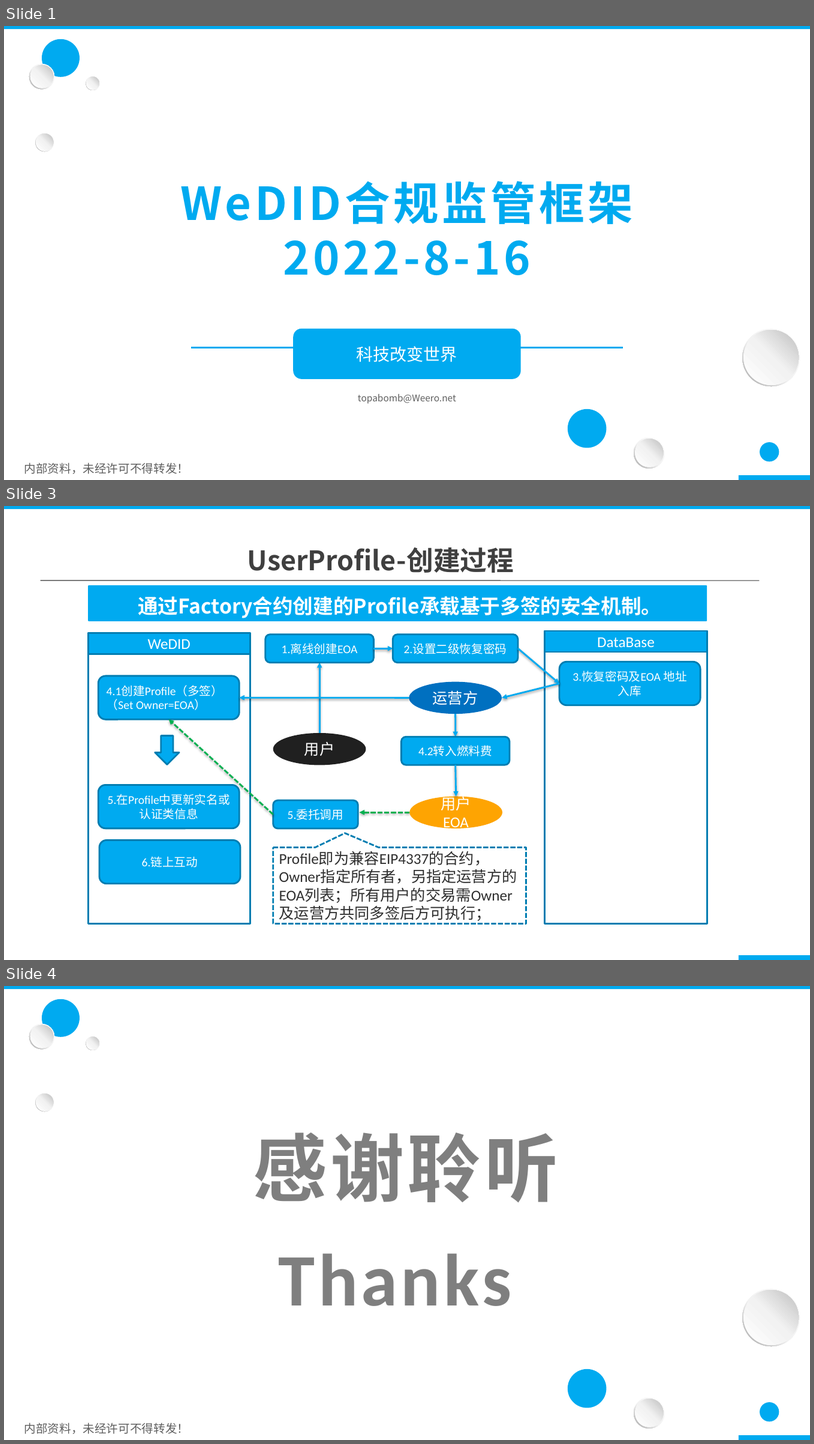
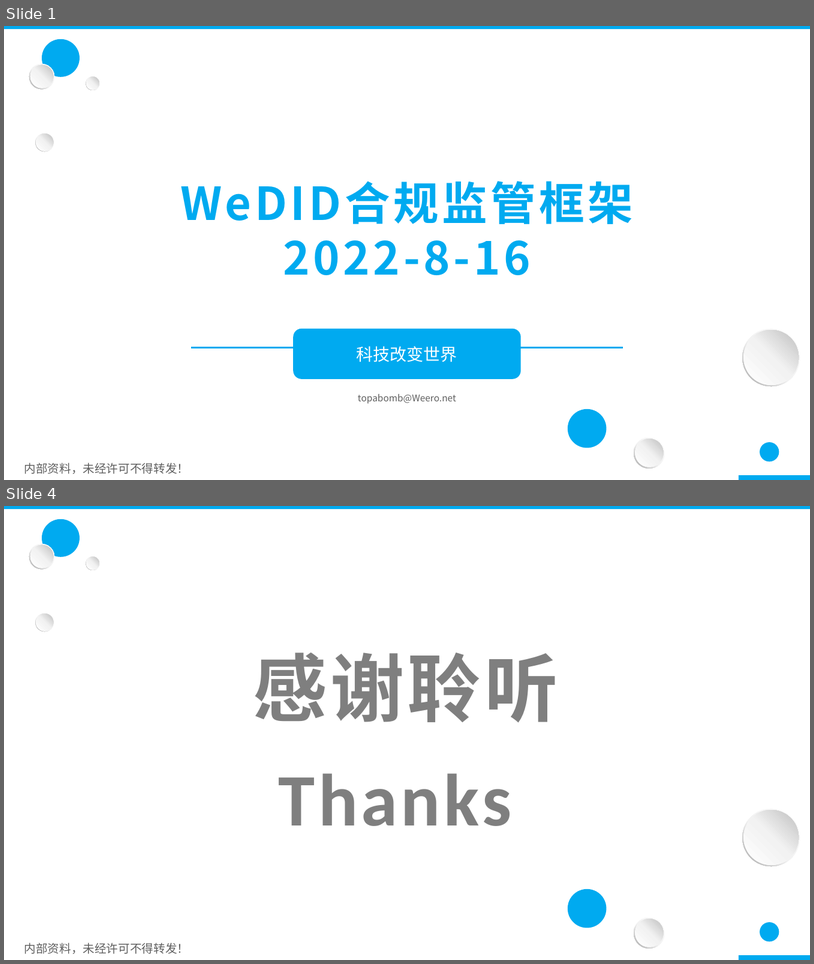
Before and after one commit to topabomb/wedid_chain, a slide deck: 实现设计/WeDID合规监管框架-2022-8-16.pptx. Shown one above the other, each under a label of ours: slides 1, 3 and 4 before the commit, slides 1 and 4 after it; the slides between them are not shown. The pictures are 814x1444 and 814x964 pixels, drawn with LibreOffice and Linux fonts; fonts in the diff are those of the drawing; background and template pictures are left out. Boxes give left, top, right and bottom in pixels: in the first picture for what was removed or moved away, otherwise in the second. Text is boxed around its words. In the diff, an @@ line names an element or a change of style, - is before the commit and + after.

```diff
--- a/实现设计/WeDID合规监管框架-2022-8-16.pptx
+++ b/实现设计/WeDID合规监管框架-2022-8-16.pptx
@@ slide 3 removed at (4,506,810,960), background picture (left out); not listed: 2 template elements that a slide beside it also shows @@
@@ text removed at (248,547,515,573) @@
-UserProfile-创建过程
@@ line removed from (40, 580) to (759, 580) @@
@@ rounded rectangle removed at (88,585,708,621) @@
-通过Factory合约创建的Profile承载基于多签的安全机制。
@@ rectangle removed at (545,631,708,924) @@
@@ rectangle removed at (545,631,708,652) @@
-DataBase
@@ rectangle removed at (88,633,250,924) @@
@@ rectangle removed at (88,633,250,654) @@
-WeDID
@@ rounded rectangle removed at (266,634,374,663) @@
-1.离线创建EOA
@@ arrow removed from (374, 648) to (393, 648) @@
@@ rounded rectangle removed at (393,634,518,663) @@
-2.设置二级恢复密码
@@ arrow removed from (518, 648) to (560, 683) @@
@@ arrow removed from (320, 733) to (320, 663) @@
@@ rounded rectangle removed at (560,661,701,705) @@
-3.恢复密码及EOA 地址入库
@@ rounded rectangle removed at (98,676,239,720) @@
-4.1创建Profile（多签）（Set Owner=EOA）
@@ ellipse removed at (410,681,503,714) @@
-运营方
@@ arrow removed from (560, 683) to (502, 698) @@
@@ arrow removed from (410, 698) to (239, 698) @@
@@ arrow removed from (273, 814) to (169, 720) @@
@@ arrow removed from (456, 714) to (456, 736) @@
@@ down arrow removed at (155,735,179,765) @@
@@ ellipse removed at (273,733,366,765) @@
-用户
@@ rounded rectangle removed at (401,736,510,765) @@
-4.2转入燃料费
@@ arrow removed from (456, 765) to (456, 796) @@
@@ rounded rectangle removed at (98,785,239,828) @@
-5.在Profile中更新实名或认证类信息
@@ rounded rectangle removed at (273,800,358,828) @@
-5.委托调用
@@ ellipse removed at (410,796,503,828) @@
-用户EOA
@@ arrow removed from (410, 812) to (360, 812) @@
@@ rounded rectangle removed at (99,840,240,883) @@
-6.链上互动
@@ speech box removed at (273,847,526,924) @@
-Profile即为兼容EIP4337的合约，Owner指定所有者，另指定运营方的EOA列表；所有用户的交易需Owner及运营方共同多签后方可执行；
```
Also in this commit, not shown: 1 slide changed, 1 slide added, 3 other files.
